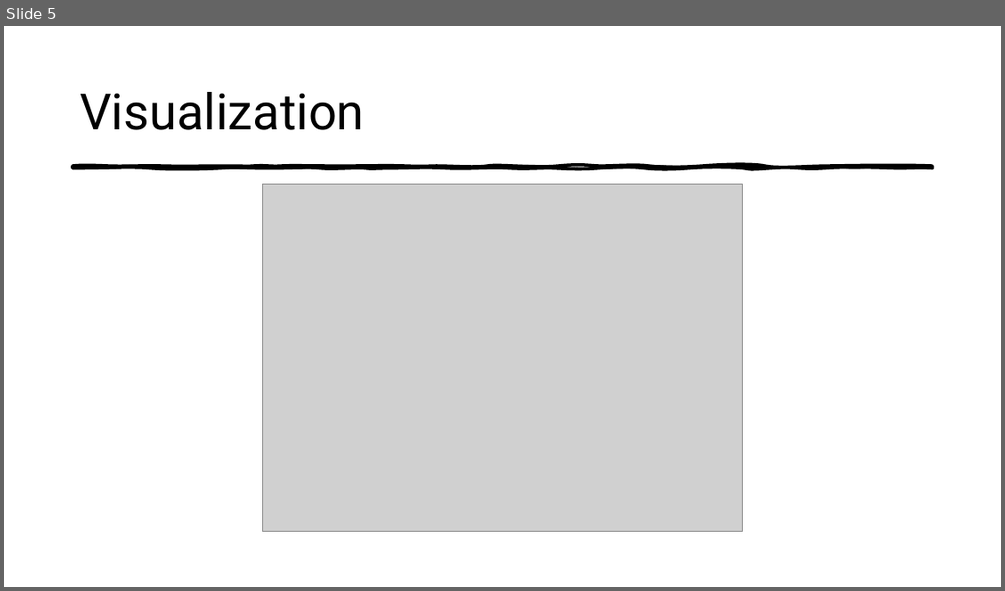
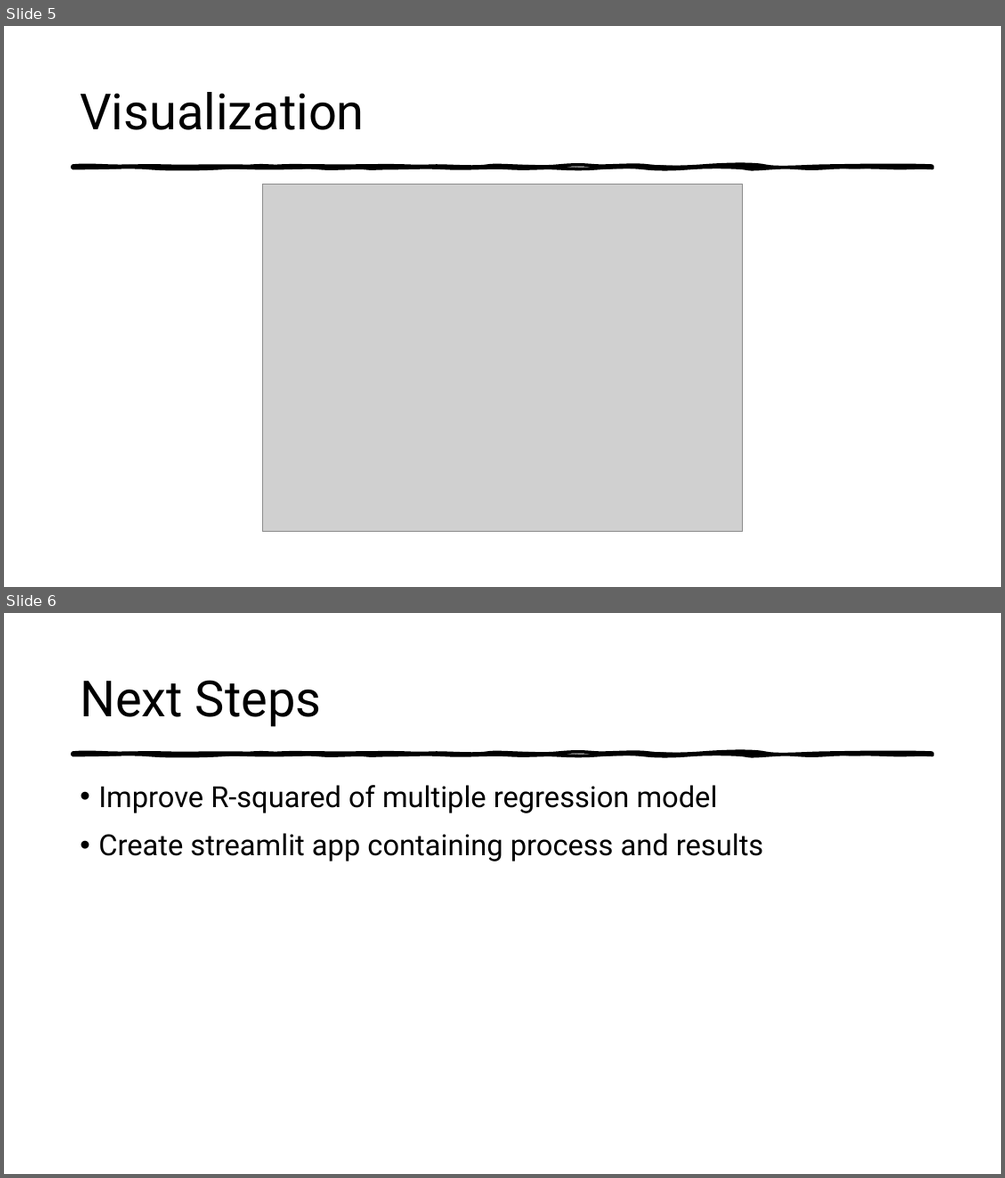
Before and after one commit to mdominguez2010/Loan-Loss, a slide deck: presentation/mvp .pptx. Shown one above the other, each under a label of ours: slide 5 before the commit, slides 5 and 6 after it. The pictures are 1005x591 and 1005x1178 pixels, drawn with LibreOffice and Linux fonts; fonts in the diff are those of the drawing; grey boxes stand for pictures. Boxes give left, top, right and bottom in pixels: in the first picture for what was removed or moved away, otherwise in the second. Text is boxed around its words. In the diff, an @@ line names an element or a change of style, - is before the commit and + after.

```diff
--- a/presentation/mvp .pptx
+++ b/presentation/mvp .pptx
@@ slide 6 added at [4,613,1001,1174], background #FFFFFF; not listed: 1 template element that a slide beside it also shows @@
@@ title added at [80,680,321,727], 48 pt, text #000000 @@
+Next Steps
@@ text added at [98,785,763,861], 28 pt, text #000000 @@
+• Improve R-squared of multiple regression model
+• Create streamlit app containing process and results
```
Also in this commit, not shown: 1 slide changed, 8 other files.
